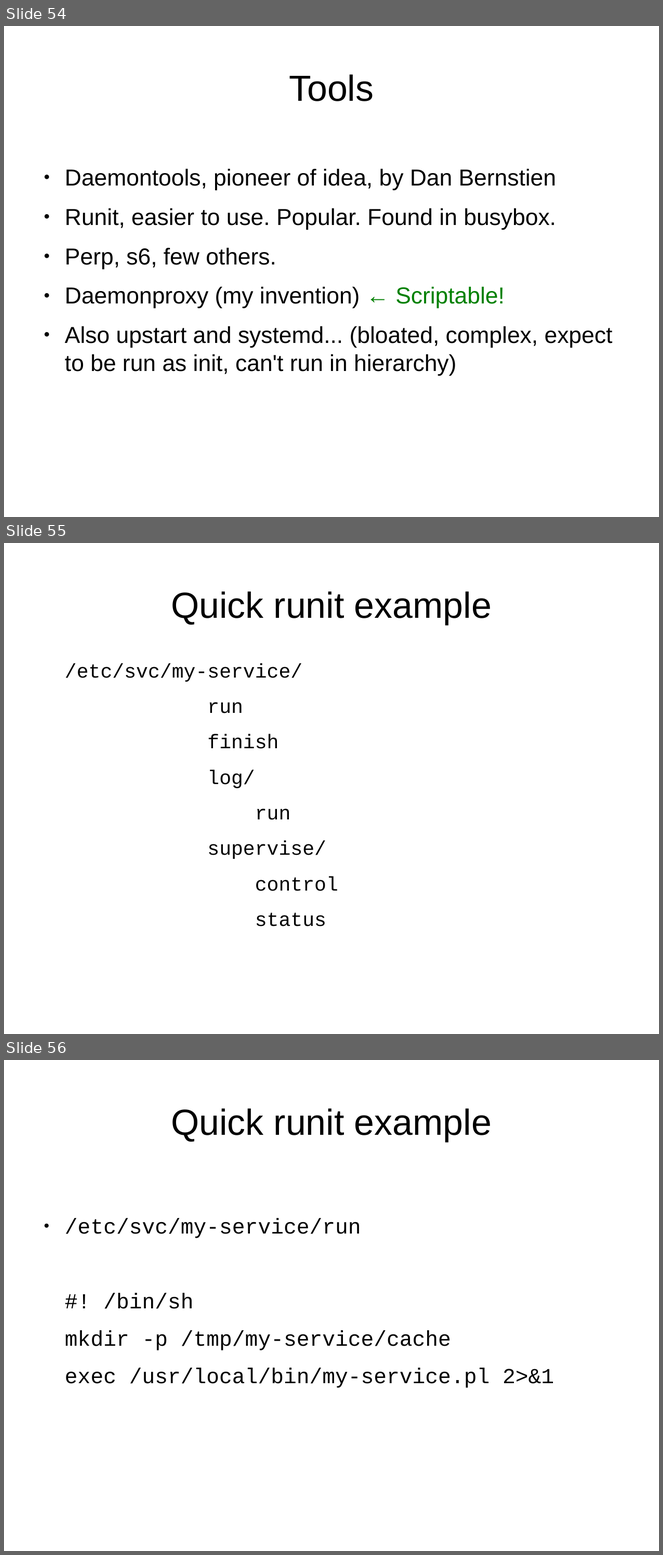
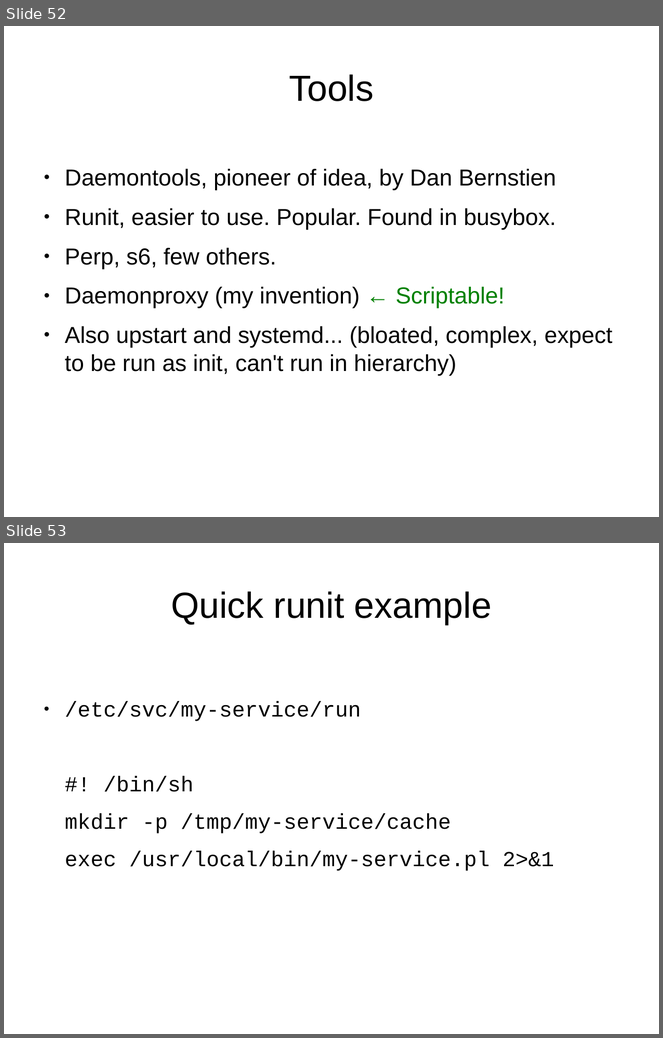
Before and after one commit to nrdvana/yapc-supervision-talk, a slide deck: slides.odp. Shown one above the other, each under a label of ours: slides 54, 55 and 56 before the commit, slides 52 and 53 after it. The pictures are 663x1555 and 663x1038 pixels, drawn with LibreOffice and Linux fonts; fonts in the diff are those of the drawing. Boxes give left, top, right and bottom in pixels: in the first picture for what was removed or moved away, otherwise in the second. Text is boxed around its words. In the diff, an @@ line names an element or a change of style, - is before the commit and + after.

```diff
--- a/slides.odp
+++ b/slides.odp
@@ slide 55 removed at box(4, 543, 659, 1034), background #FFFFFF @@
@@ title removed at box(171, 591, 492, 625) @@
-Quick runit example
@@ text removed at box(65, 664, 338, 927) @@
-/etc/svc/my-service/
-run
-finish
-log/
-run
-supervise/
-control
-status
@@ what was slide 54 is now slide 52 @@
@@ what was slide 56 is now slide 53 @@
```
Also in this commit, not shown: 2 other slides removed, 1 other file.
